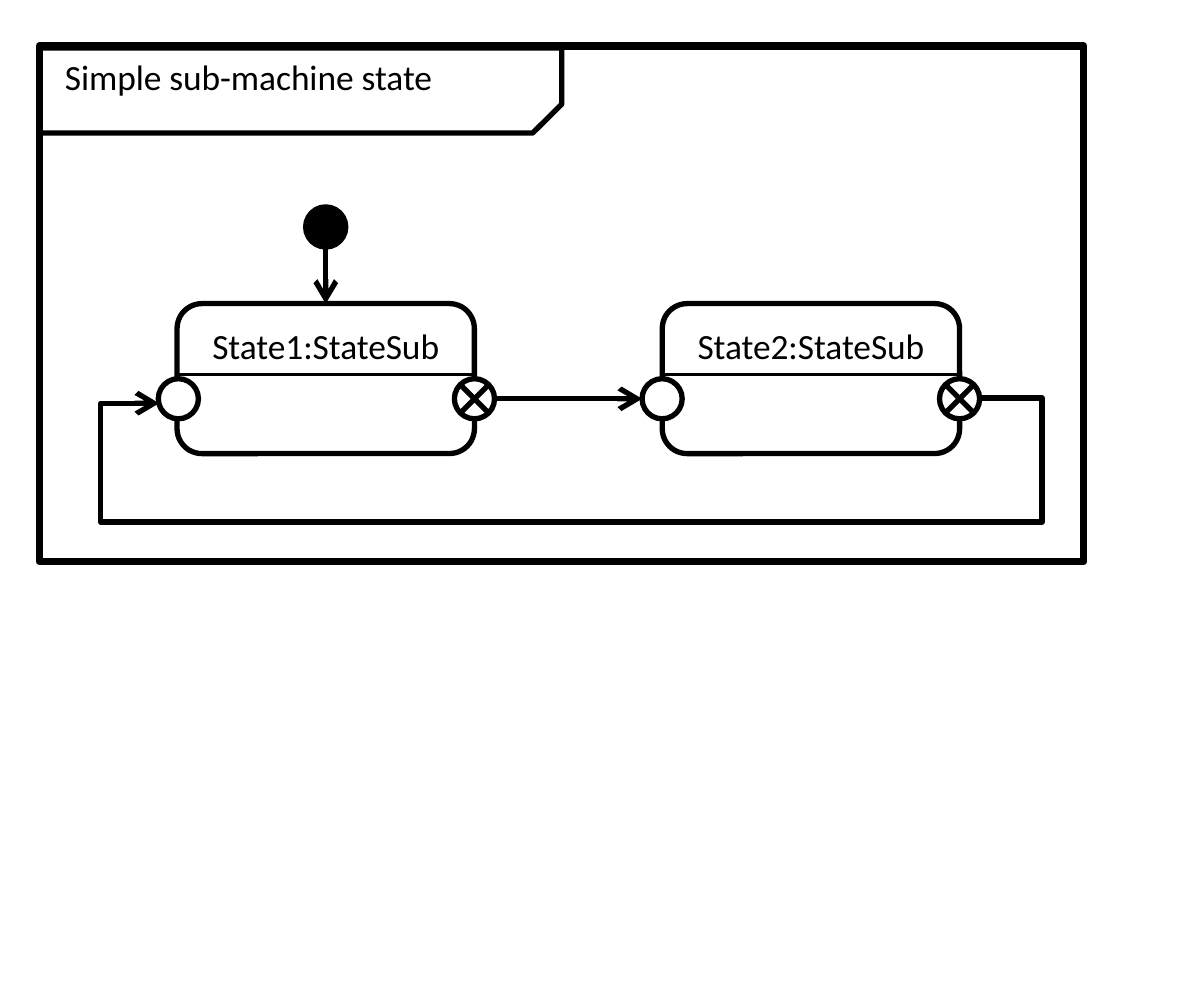
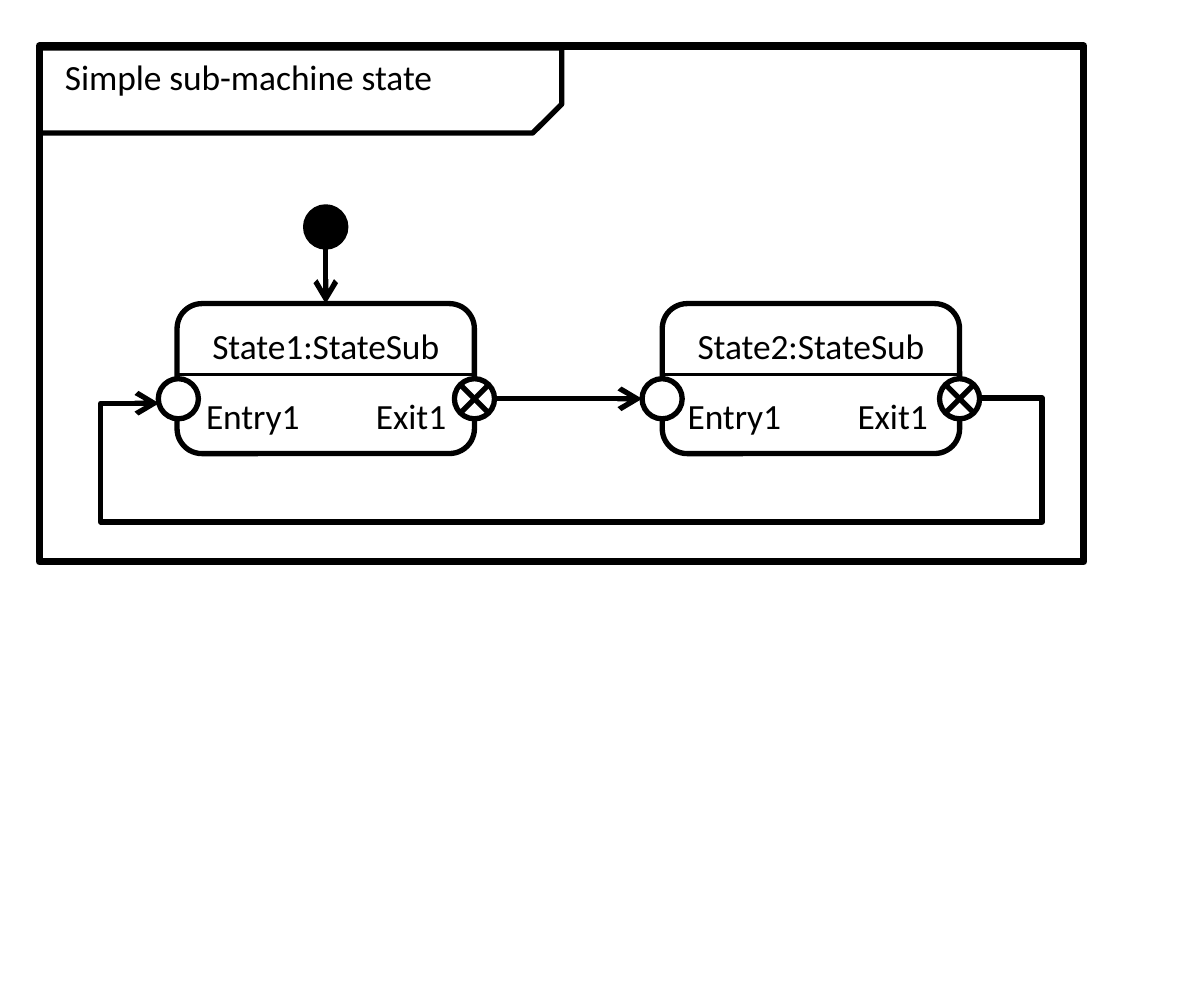
Before and after one commit to redboltz/cpp_sample, a slide deck: slide 13 of boost_training/msm/fig.pptx. Drawn at 1204x1003 pixels with LibreOffice and Linux fonts; fonts in the diff are those of the drawing. Boxes give left, top, right and bottom in pixels: in the first picture for what was removed or moved away, otherwise in the second. Text is boxed around its words. In the diff, an @@ line names an element or a change of style, - is before the commit and + after.

```diff
--- a/boost_training/msm/fig.pptx
+++ b/boost_training/msm/fig.pptx
@@ text added at (x1=206, y1=406, x2=299, y2=435), 10 pt, text #000000 @@
+Entry1
@@ text added at (x1=376, y1=404, x2=446, y2=430), 10 pt, text #000000 @@
+Exit1
@@ text added at (x1=688, y1=406, x2=781, y2=435), 10 pt, text #000000 @@
+Entry1
@@ text added at (x1=858, y1=404, x2=928, y2=430), 10 pt, text #000000 @@
+Exit1
```
Also in this commit, not shown: 1 other file.
